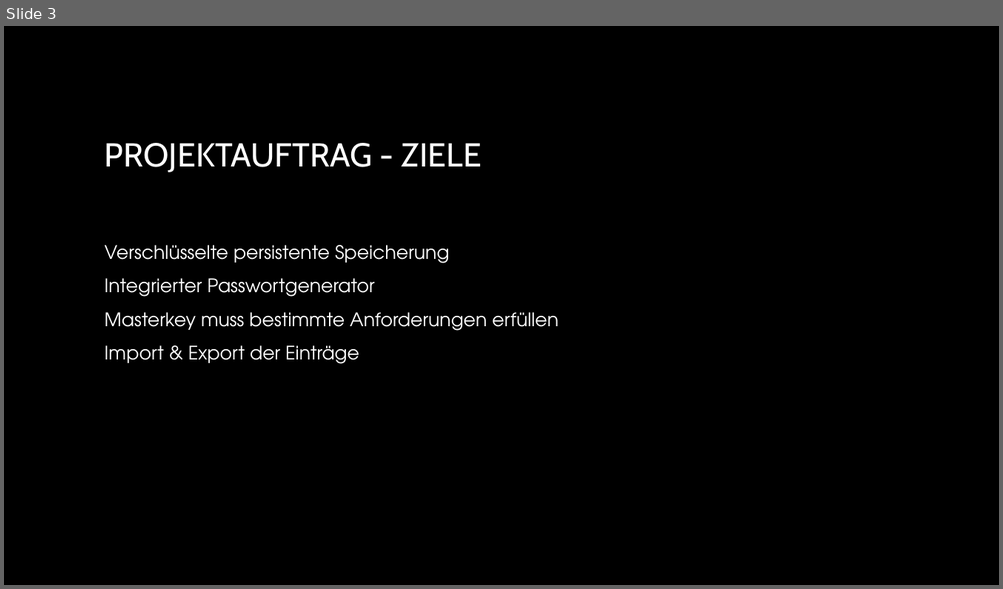
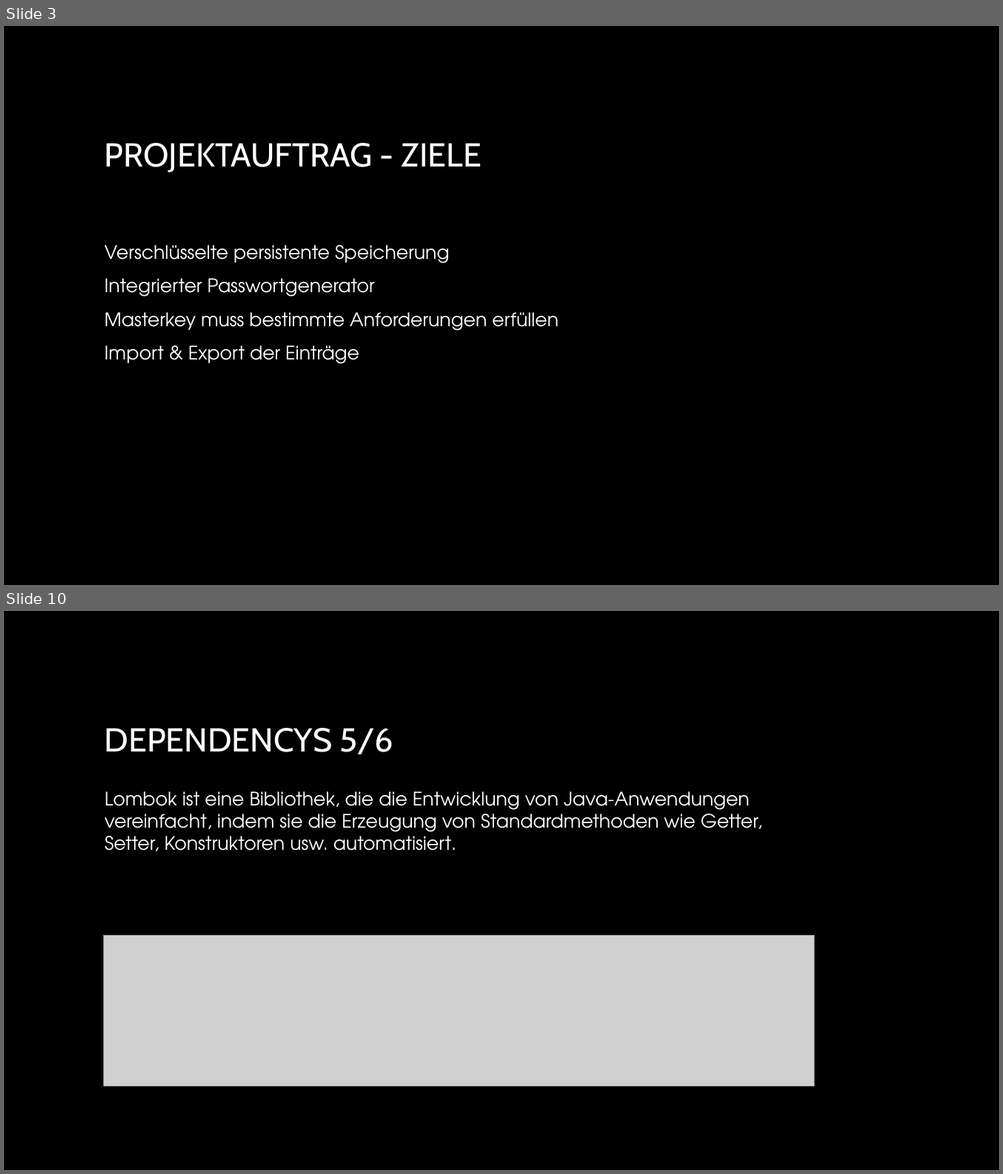
Before and after one commit to NebelNite/Passwortmanager, a slide deck: Passwortmanager.pptx. Shown one above the other, each under a label of ours: slide 3 before the commit, slides 3 and 10 after it; the slides between them are not shown. The pictures are 1003x589 and 1003x1174 pixels, drawn with LibreOffice and Linux fonts; fonts in the diff are those of the drawing; grey boxes stand for pictures; background and template pictures are left out. Boxes give left, top, right and bottom in pixels: in the first picture for what was removed or moved away, otherwise in the second. Text is boxed around its words. In the diff, an @@ line names an element or a change of style, - is before the commit and + after.

```diff
--- a/Passwortmanager.pptx
+++ b/Passwortmanager.pptx
@@ slide 10 added at (4, 611, 999, 1170), background picture (left out) @@
@@ title added at (105, 728, 392, 755), 32 pt, text gradient #FFFFFF to #A6A6A6 @@
+DEPENDENCYS 5/6
@@ text added at (105, 792, 762, 851), 18 pt, text #FFFFFF @@
+Lombok ist eine Bibliothek, die die Entwicklung von Java-Anwendungen vereinfacht, indem sie die Erzeugung von Standardmethoden wie Getter, Setter, Konstruktoren usw. automatisiert.
@@ picture added at (104, 936, 814, 1086) @@
```
Also in this commit, not shown: 1 slide changed, 9 other slides added, 3 slides removed, 25 other files.
